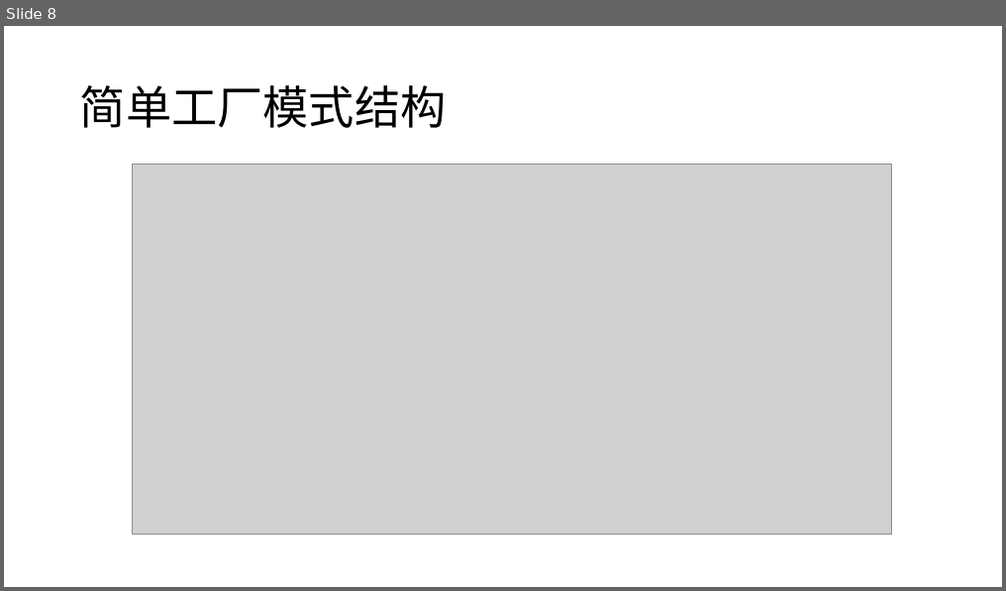
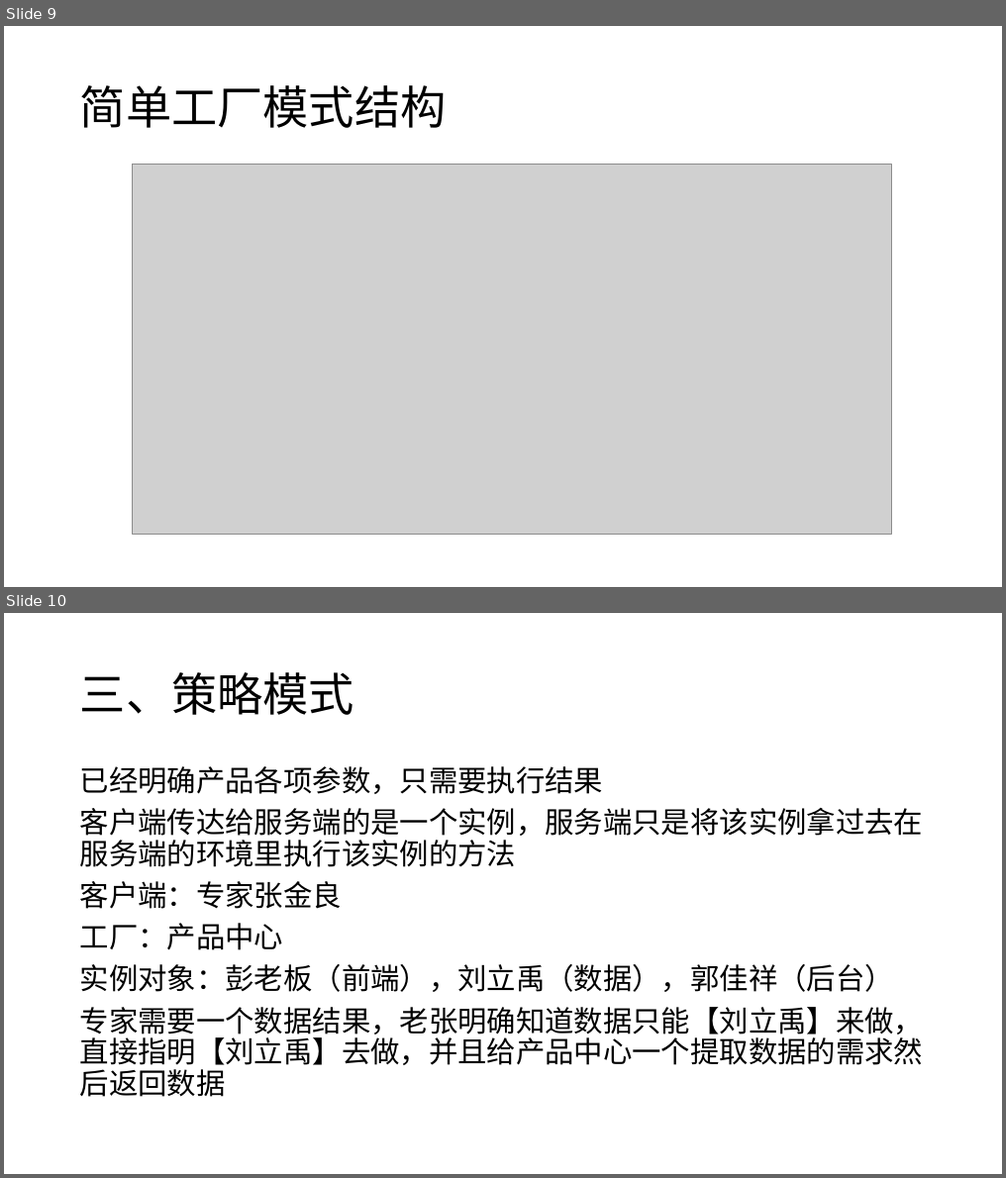
Before and after one commit to tdxhhw66/JavaCodeAcc, a slide deck: 设计模式.pptx. Shown one above the other, each under a label of ours: slide 8 before the commit, slides 9 and 10 after it. The pictures are 1006x591 and 1006x1178 pixels, drawn with LibreOffice and Linux fonts; fonts in the diff are those of the drawing; grey boxes stand for pictures. Boxes give left, top, right and bottom in pixels: in the first picture for what was removed or moved away, otherwise in the second. Text is boxed around its words. In the diff, an @@ line names an element or a change of style, - is before the commit and + after.

```diff
--- a/设计模式.pptx
+++ b/设计模式.pptx
@@ slide 10 added at box(4, 613, 1002, 1174), background #C7EDCC @@
@@ title added at box(80, 672, 354, 715), 44 pt, text #000000 @@
+三、策略模式
@@ text added at box(80, 766, 923, 1097), 28 pt, text #000000 @@
+已经明确产品各项参数，只需要执行结果
+客户端传达给服务端的是一个实例，服务端只是将该实例拿过去在服务端的环境里执行该实例的方法
+客户端：专家张金良
+工厂：产品中心
+实例对象：彭老板（前端），刘立禹（数据），郭佳祥（后台）
+专家需要一个数据结果，老张明确知道数据只能【刘立禹】来做，直接指明【刘立禹】去做，并且给产品中心一个提取数据的需求然后返回数据
@@ what was slide 8 is now slide 9 @@
```
Also in this commit, not shown: 3 other slides added, 1 slide removed, 12 other files.
